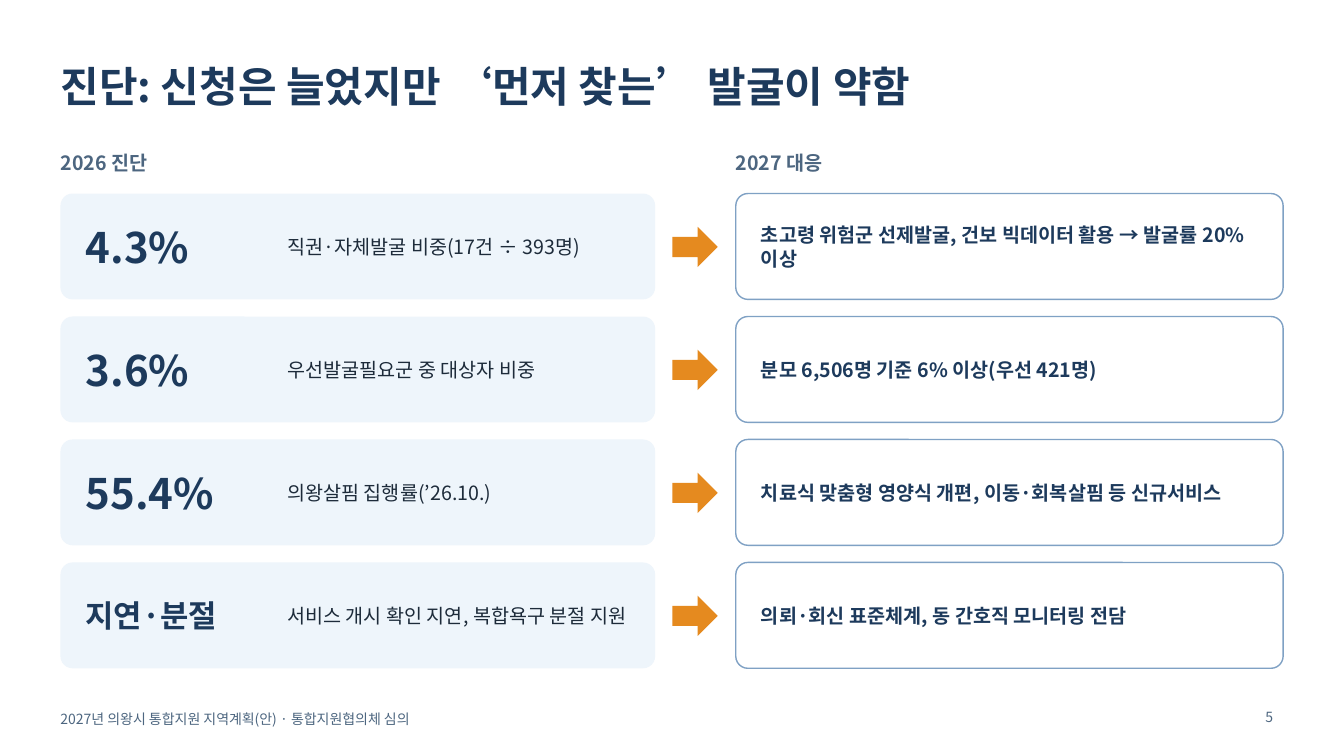
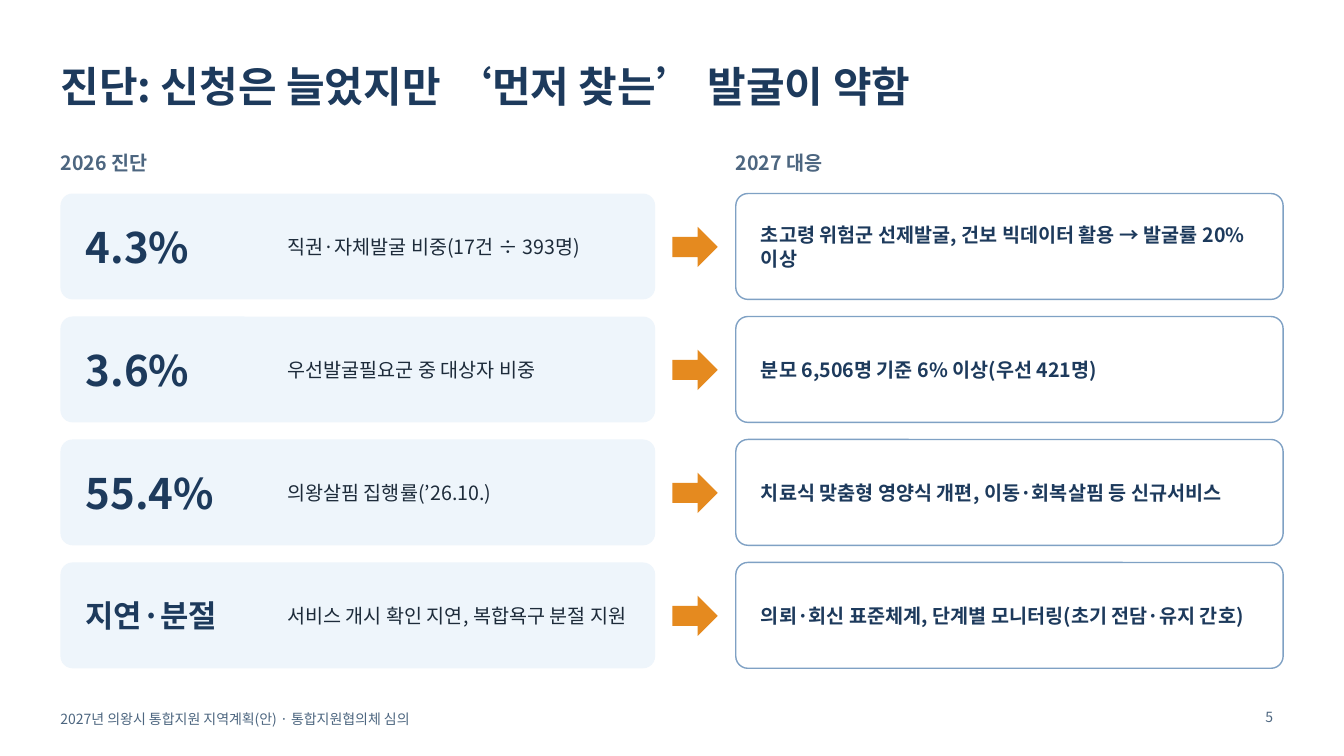
Before and after one commit to skys0430-creator/ssosso0430, a slide deck: slide 5 of docs/uiwang-2027-plan/files/2027_지역계획_협의체심의_발표자료.pptx. Drawn at 1344x756 pixels with LibreOffice and Linux fonts; fonts in the diff are those of the drawing. Boxes give left, top, right and bottom in pixels: in the first picture for what was removed or moved away, otherwise in the second. Text is boxed around its words. In the diff, an @@ line names an element or a change of style, - is before the commit and + after.

```diff
--- a/docs/uiwang-2027-plan/files/2027_지역계획_협의체심의_발표자료.pptx
+++ b/docs/uiwang-2027-plan/files/2027_지역계획_협의체심의_발표자료.pptx
@@ text at (761, 606, 1244, 627): text changed @@
-의뢰·회신 표준체계, 동 간호직 모니터링 전담
+의뢰·회신 표준체계, 단계별 모니터링(초기 전담·유지 간호)
```
Also in this commit, not shown: 1 other slide changed, 2 other files.
